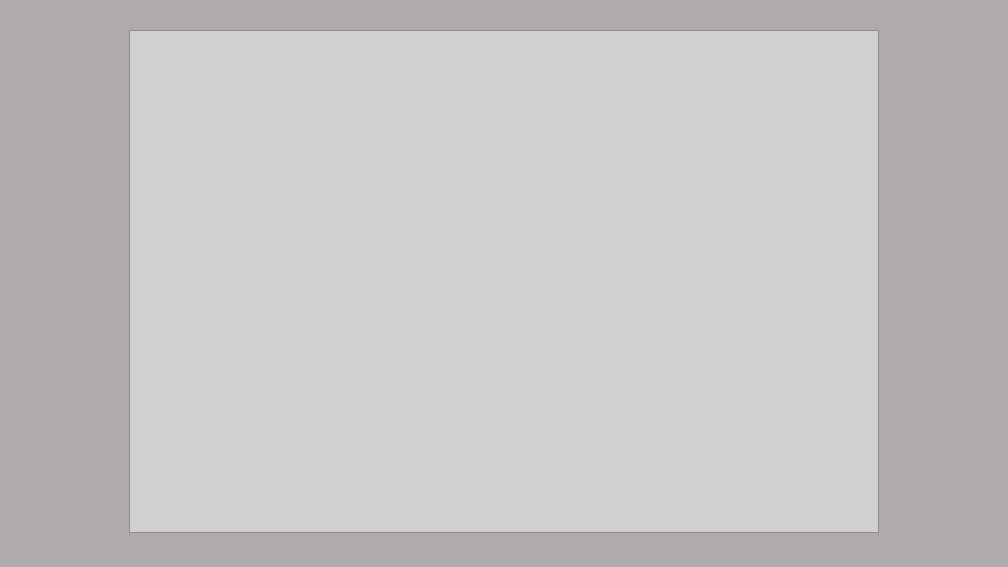
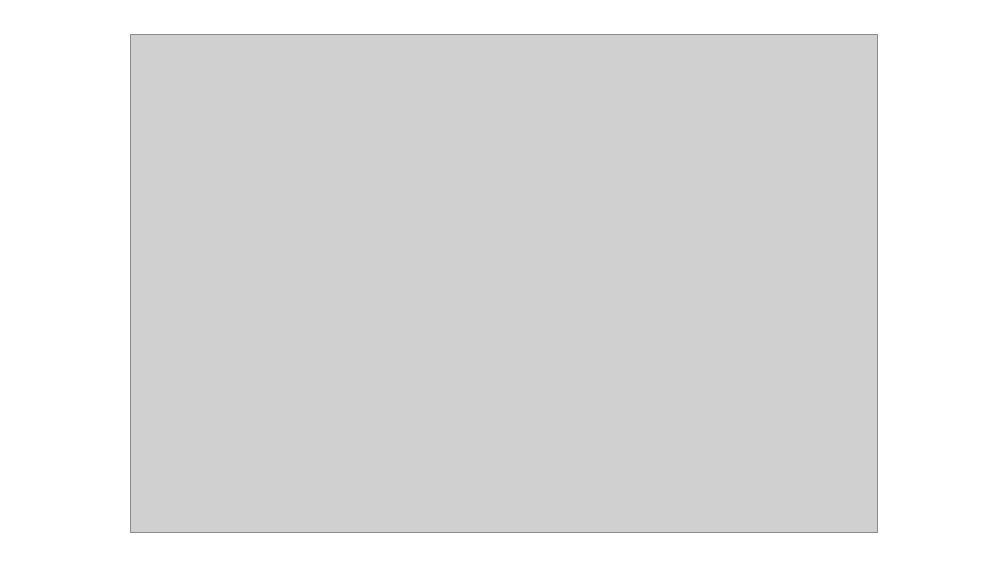
Before and after one commit to producciongespro/sitio_primaria_ingles, a slide deck: slide 1 of img/carrusel/Presentación1.pptx (slide 3 before the commit). Drawn at 1008x567 pixels with LibreOffice and Linux fonts; fonts in the diff are those of the drawing; grey boxes stand for pictures. Boxes give left, top, right and bottom in pixels: in the first picture for what was removed or moved away, otherwise in the second. Text is boxed around its words. In the diff, an @@ line names an element or a change of style, - is before the commit and + after.

```diff
--- a/img/carrusel/Presentación1.pptx
+++ b/img/carrusel/Presentación1.pptx
@@ background #AFABAB to #FFFFFF @@
@@ picture: place and size @@
-picture at [129,30,879,532]
+picture at [131,34,878,532]
```
Also in this commit, not shown: 2 slides added, 2 slides removed, 35 other files.
